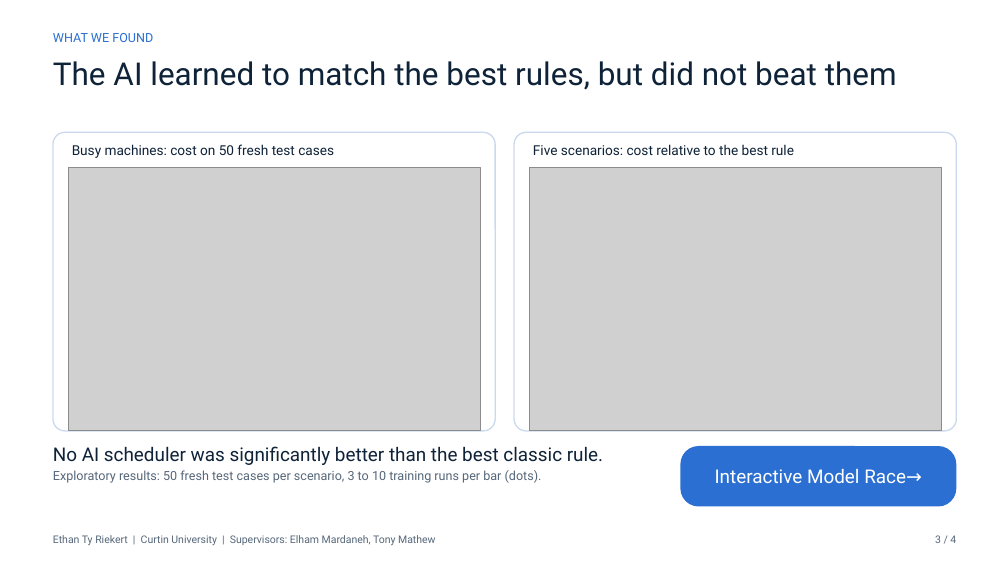
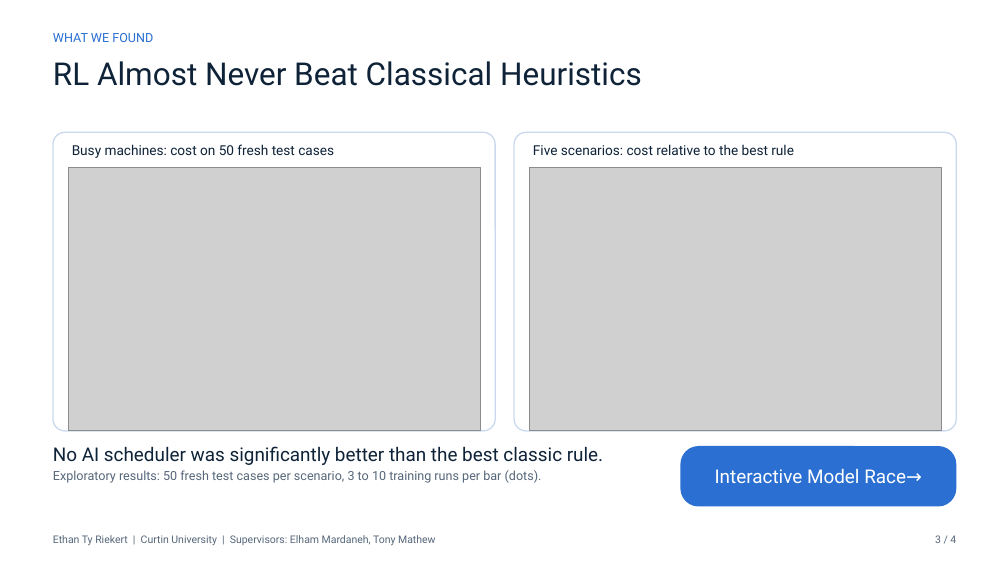
Before and after one commit to Ethan-Ty-Riekert/Neural-Knapsack-Research-Project, a slide deck: slide 3 of app/slides/Final_Presentation.pptx. Drawn at 1008x567 pixels with LibreOffice and Linux fonts; fonts in the diff are those of the drawing; grey boxes stand for pictures. Boxes give left, top, right and bottom in pixels: in the first picture for what was removed or moved away, otherwise in the second. Text is boxed around its words. In the diff, an @@ line names an element or a change of style, - is before the commit and + after.

```diff
--- a/app/slides/Final_Presentation.pptx
+++ b/app/slides/Final_Presentation.pptx
@@ text at [53, 61, 642, 86]: text changed @@
-The AI learned to match the best rules, but did not beat them
+RL Almost Never Beat Classical Heuristics
```
Also in this commit, not shown: 3 other slides changed, 15 other files.
